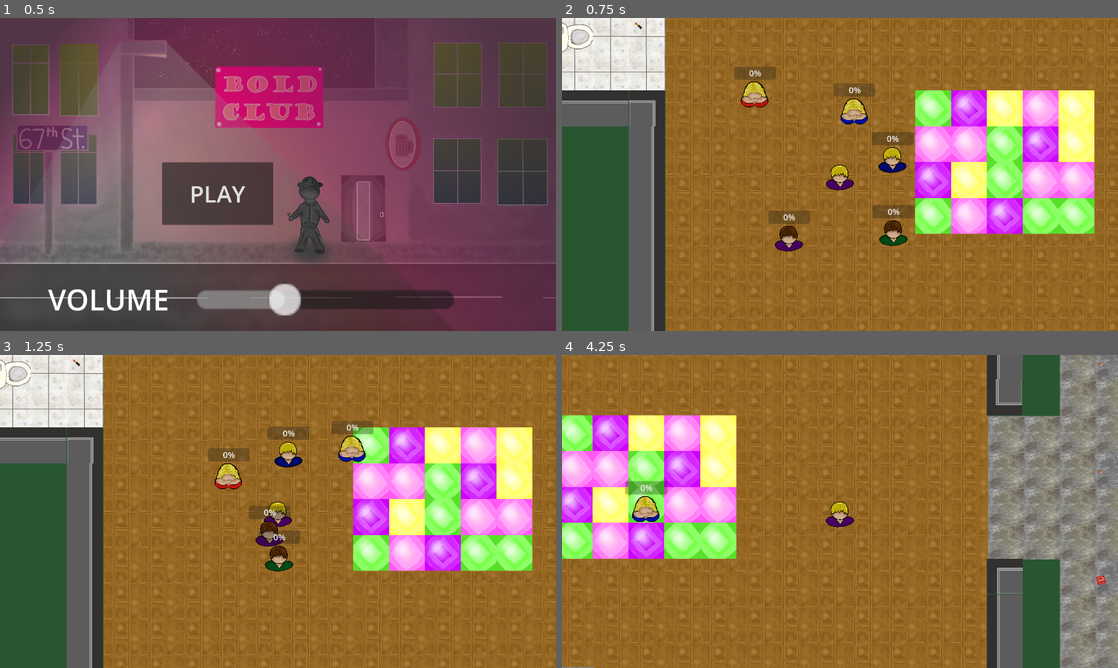
Above: before the commit, frames 1-4 (two rows, left to right).
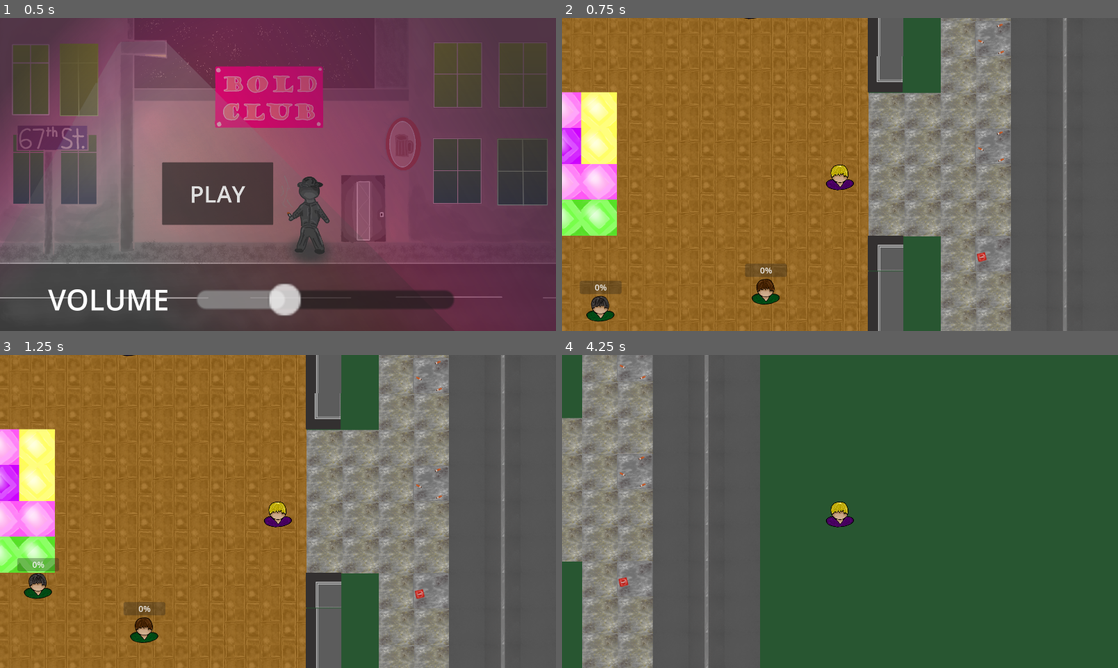
Above: after the commit, the same moments.

Repository: mntjams/game-jam-25-2
Game: Godot game, scene res://scenes/main_menu.tscn
Same seed, same stepped clock (60 frames per second), same inputs: the game is played once before the commit and once after it. The engine's default icon, where the game draws it, is replaced by a stand-in: a white triangle on a blue panel in a dark square. Sound files missing from this copy of the repository are replaced by a short silence.
Inputs:
- Up to frame 1 (0.5 s): no input
- Up to frame 2 (0.75 s): click "PLAY" at 0.5 s
- Up to frame 3 (1.25 s): no input
- Up to frame 4 (4.25 s): hold D (right) 1.28-2.03 s; hold E (interact) 1.28-2.03 s; hold S (down) 2.03-2.78 s; tap Space (slots) at 2.1 s; hold D (right) 2.78-3.53 s; tap Q at 2.85 s; hold W (up) from 3.53 s (still down); tap E (interact) at 3.6 s

Frame 1 is identical in both runs. In frame 2, 67% of the frame differs, in the area x 0-100%, y 0-100%; in frame 3, 67%; in frame 4, 96%.

Commit message:
Improve starting layout

Diff:
--- a/scenes/game.tscn
+++ b/scenes/game.tscn
@@ -249,7 +249,7 @@
 tile_set = SubResource("TileSet_feb5d")
 
 [node name="Player" parent="." groups=["Player"] instance=ExtResource("3_u5sy4")]
-position = Vector2(736, 1102)
+position = Vector2(2735.2407, 1094.0535)
 
 [node name="AudioListener2D" type="AudioListener2D" parent="Player"]
 current = true
@@ -431,25 +431,25 @@
 [node name="NPCs" type="Node2D" parent="."]
 
 [node name="Woman" parent="NPCs" instance=ExtResource("9_vtaks")]
-position = Vector2(457, 1394)
+position = Vector2(723.42505, 368.25952)
 
 [node name="Woman2" parent="NPCs" instance=ExtResource("9_vtaks")]
-position = Vector2(939, 1064)
+position = Vector2(2409.8853, 410.61353)
 
 [node name="Woman3" parent="NPCs" instance=ExtResource("9_vtaks")]
-position = Vector2(927, 1354)
+position = Vector2(2496.518, 1550.3217)
 
 [node name="Woman4" parent="NPCs" instance=ExtResource("9_vtaks")]
-position = Vector2(483, 1078)
+position = Vector2(1676.3905, 1687.0096)
 
 [node name="Woman5" parent="NPCs" instance=ExtResource("9_vtaks")]
-position = Vector2(483, 1078)
+position = Vector2(939.04553, 1656.2068)
 
 [node name="Woman6" parent="NPCs" instance=ExtResource("9_vtaks")]
-position = Vector2(413, 688)
+position = Vector2(294.10925, 1519.5188)
 
 [node name="Woman7" parent="NPCs" instance=ExtResource("9_vtaks")]
-position = Vector2(745, 794)
+position = Vector2(296.0345, 660.8873)
 
 [node name="CanvasLayer" type="CanvasLayer" parent="."]
 
